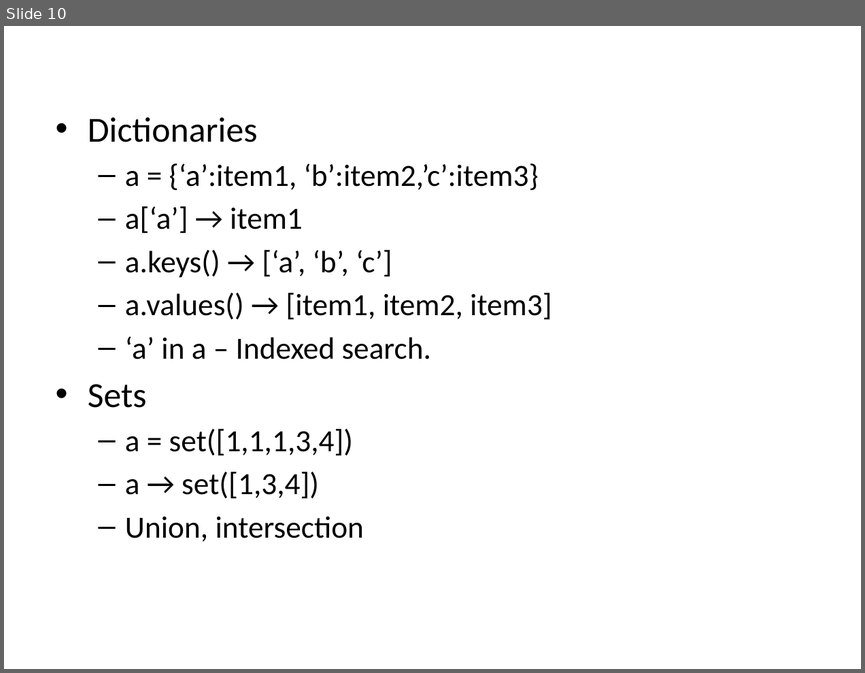
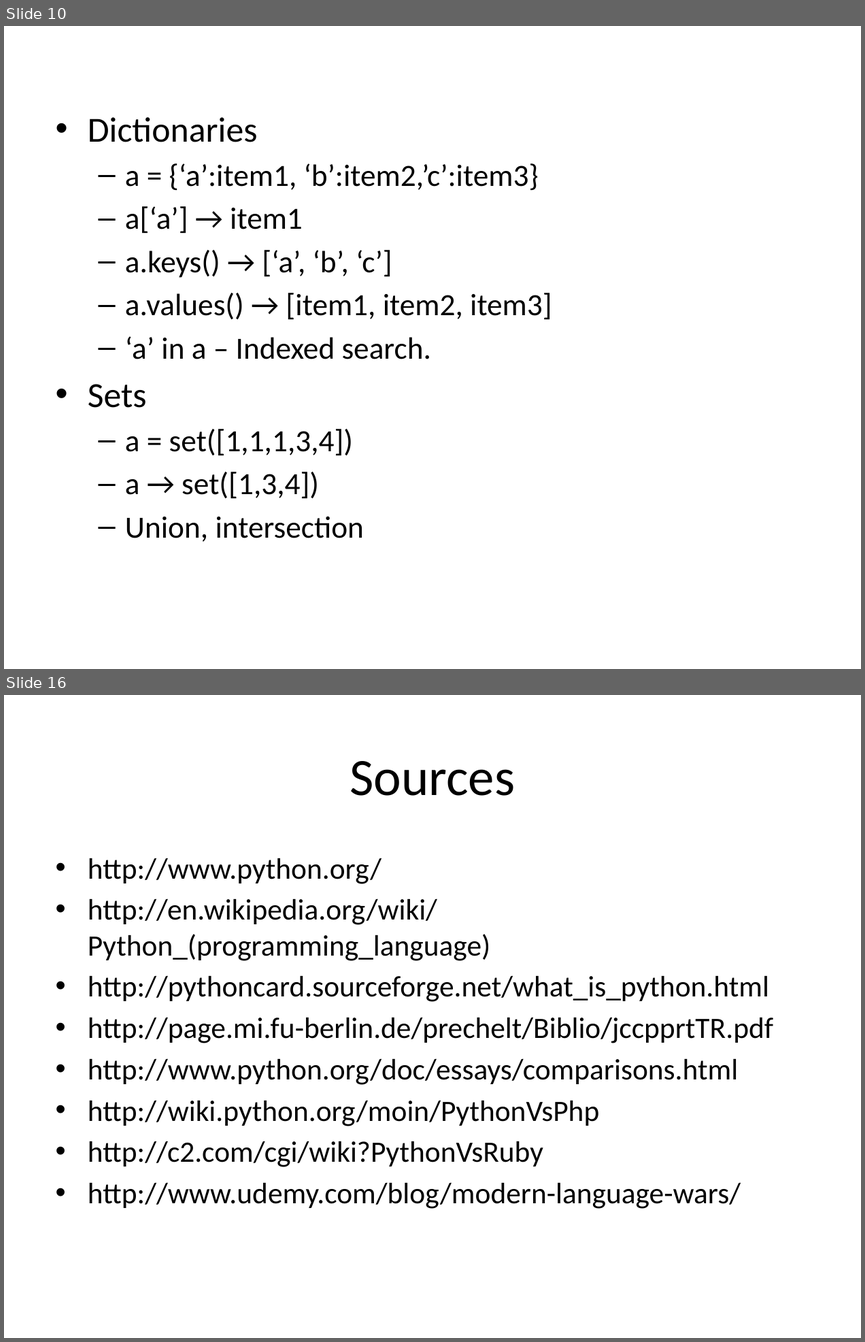
Before and after one commit to NahimNasser/django-unchained, a slide deck: 1-Intro/Session1-Shah.pptx. Shown one above the other, each under a label of ours: slide 10 before the commit, slides 10 and 16 after it; the slides between them are not shown. The pictures are 865x673 and 865x1342 pixels, drawn with LibreOffice and Linux fonts; fonts in the diff are those of the drawing. Boxes give left, top, right and bottom in pixels: in the first picture for what was removed or moved away, otherwise in the second. Text is boxed around its words. In the diff, an @@ line names an element or a change of style, - is before the commit and + after.

```diff
--- a/1-Intro/Session1-Shah.pptx
+++ b/1-Intro/Session1-Shah.pptx
@@ slide 16 added at (4,695,861,1338), background #FFFFFF @@
@@ title added at (349,761,515,796), 44 pt, text #000000 @@
+Sources
@@ text added at (88,858,773,1208), 24.8 pt, text #000000 @@
+• http://www.python.org/
+• http://en.wikipedia.org/wiki/Python_(programming_language)
+• http://pythoncard.sourceforge.net/what_is_python.html
+• http://page.mi.fu-berlin.de/prechelt/Biblio/jccpprtTR.pdf
+• http://www.python.org/doc/essays/comparisons.html
+• http://wiki.python.org/moin/PythonVsPhp
+• http://c2.com/cgi/wiki?PythonVsRuby
+• http://www.udemy.com/blog/modern-language-wars/
```
Also in this commit, not shown: 4 slides changed, 5 other slides added, 2 other files.
